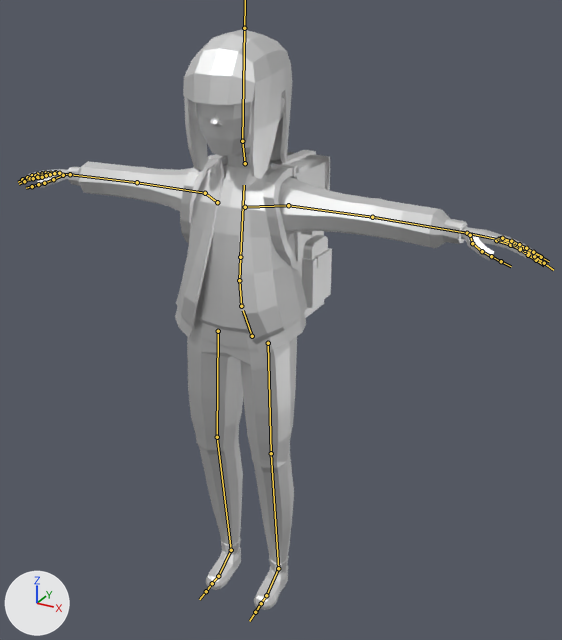
The FBX model PassthroughTest/Assets/_Level/Level_0/Character/GirlAniClip/End/OpenHand_TurnBack.fbx as it was, and as the next commit left it.
Both versions are drawn from a camera (50 mm lens) standing at (0.916, -1.489, 1.571) and looking at (0.091, 0.011, 0.821). Every picture has the same lights, and +X, +Y and +Z are marked at lower left. The bones that bend it are drawn over the model as lines.

In view in the first picture: 'Adiar_Head_A', 'Adiar_Pants_A', 'Adiar_Shirt_C', 'Adiar_Shoes_B', 'Kira_Hair_Default.001', 'group357203529'.
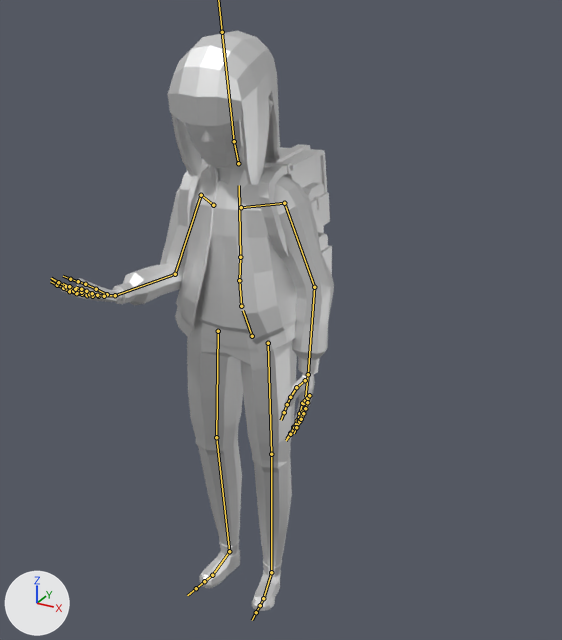
The newer file adds an action. The first version stands in its rest pose; the second is drawn at frame 26 of the action 'Adiar|OpenHandIdle'.

Where the change shows, as pixel boxes [x1, y1, x2, y2] in the pictures (562 x 640 px):
'Adiar_Shirt_C', posed (47% narrower, 33% taller)
    before: [26, 155, 536, 355]
    after: [62, 162, 334, 429]
'Adiar_Pants_A', posed
    before: [187, 331, 297, 564]
    after: [187, 330, 297, 568]
'Kira_Hair_Default.001', posed
    before: [183, 29, 292, 180]
    after: [168, 31, 280, 185]
'group357203529', posed
    before: [180, 150, 332, 318]
    after: [178, 144, 332, 276]
'Adiar_Head_A', posed
    before: [196, 94, 285, 169]
    after: [185, 97, 273, 169]
'Adiar_Shoes_B', posed
    before: [206, 538, 289, 610]
    after: [199, 539, 282, 611]
bone 'spine_03', root to tip
    before: (240, 257) to (244, 185)
    after: (240, 257) to (239, 185)
bone 'upperarm_l', root to tip
    before: (288, 205) to (372, 217)
    after: (284, 203) to (314, 287)
bone 'lowerarm_l', root to tip
    before: (372, 217) to (467, 233)
    after: (314, 287) to (308, 374)
bone 'upperarm_r', root to tip
    before: (205, 193) to (137, 182)
    after: (201, 195) to (175, 274)
bone 'lowerarm_r', root to tip
    before: (137, 182) to (70, 174)
    after: (175, 274) to (115, 295)
bone 'hand_r', root to tip
    before: (70, 174) to (54, 173)
    after: (115, 295) to (96, 295)
bone 'head', root to tip
    before: (242, 141) to (244, 28)
    after: (234, 141) to (222, 32)
bone 'calf_l', root to tip
    before: (271, 453) to (278, 568)
    after: (271, 454) to (271, 572)
bone 'foot_l', root to tip
    before: (278, 568) to (266, 595)
    after: (271, 572) to (263, 598)
bone 'foot_r', root to tip
    before: (231, 550) to (218, 576)
    after: (229, 551) to (212, 575)

The change in detail:
Bone 'spine_03' (bone_spine_03) turns from (0, 0, 0) to (-3, 0, -2) degrees about its own x, y and z.
Bone 'upperarm_l' (bone_upperarm_l) turns from (0, 0, 0) to (2, 0, -70) degrees about its own x, y and z.
Bone 'lowerarm_l' (bone_lowerarm_l) turns from (0, 0, 0) to (7, 0, -21) degrees about its own x, y and z.
Bone 'upperarm_r' (bone_upperarm_r) turns from (0, 0, 0) to (19, 7, 76) degrees about its own x, y and z.
Bone 'lowerarm_r' (bone_lowerarm_r) turns from (0, 0, 0) to (74, 9, 55) degrees about its own x, y and z.
Bone 'hand_r' (bone_hand_r) turns from (0, 0, 0) to (-24, 47, -24) degrees about its own x, y and z.
Bone 'head' (bone_head) turns from (0, 0, 0) to (-12, 3, 4) degrees about its own x, y and z.
Bone 'calf_l' (bone_calf_l) turns from (0, 0, 0) to (3, -1, -2) degrees about its own x, y and z.
Bone 'foot_l' (bone_foot_l) turns from (0, 0, 0) to (-10, 0, -12) degrees about its own x, y and z.
Bone 'foot_r' (bone_foot_r) turns from (0, 0, 0) to (2, 5, 12) degrees about its own x, y and z.
